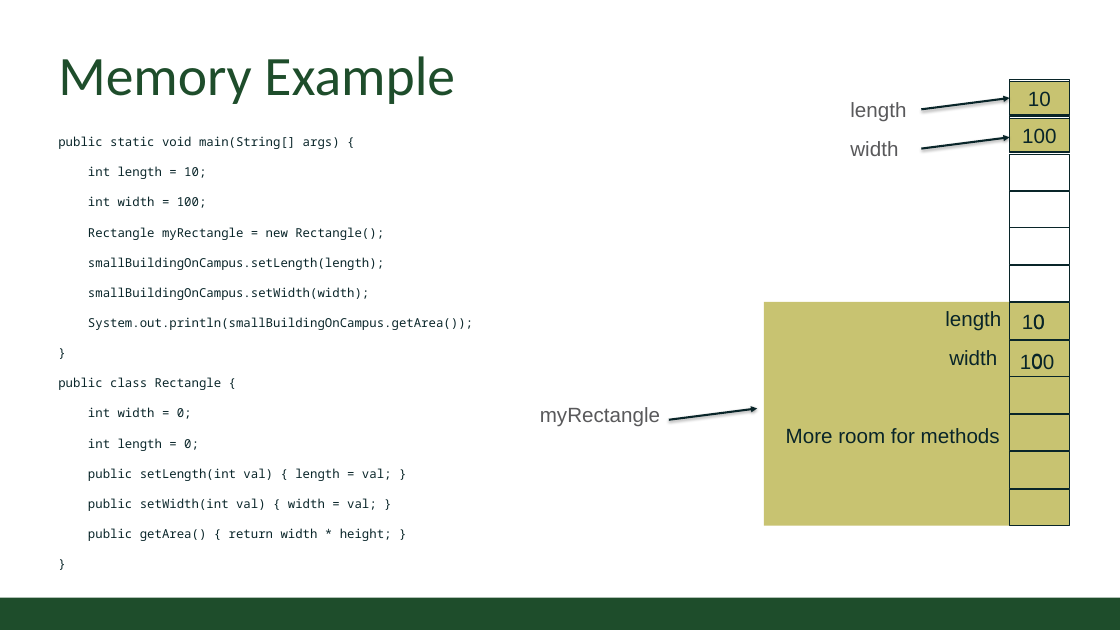
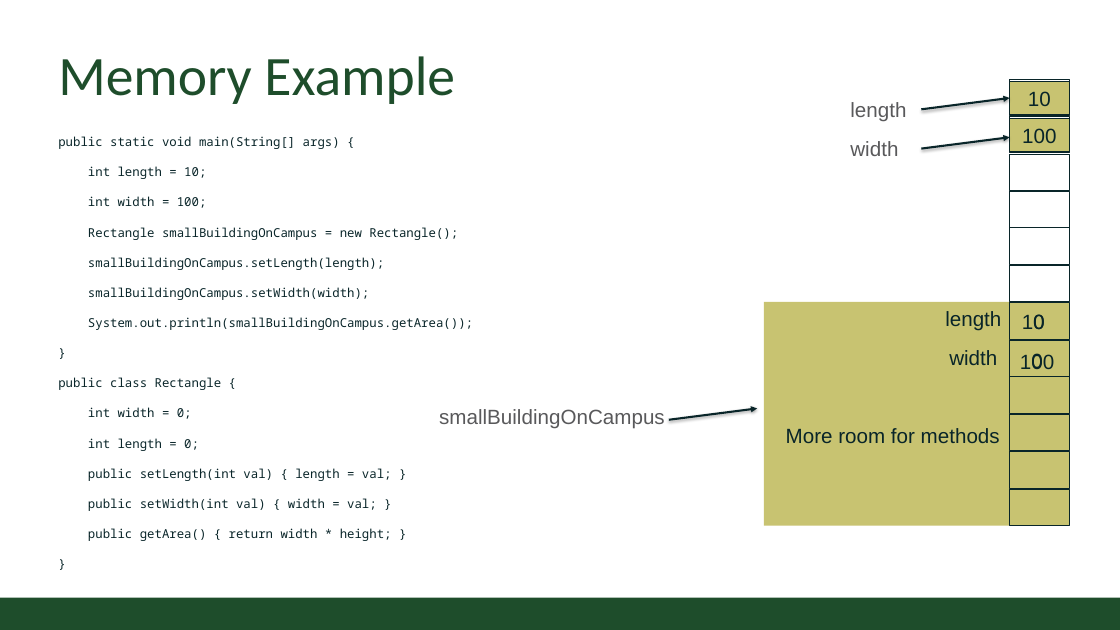
Before and after one commit to coloradostateuniversity/CSUCS1ClassExamples, a slide deck: slide 4 of slides/Online/2020/03a - ObjectsMethods.pptx. Drawn at 1120x630 pixels with LibreOffice and Linux fonts; fonts in the diff are those of the drawing; background and template pictures are left out. Boxes give left, top, right and bottom in pixels: in the first picture for what was removed or moved away, otherwise in the second. Text is boxed around its words. In the diff, an @@ line names an element or a change of style, - is before the commit and + after.

```diff
--- a/slides/Online/2020/03a - ObjectsMethods.pptx
+++ b/slides/Online/2020/03a - ObjectsMethods.pptx
@@ text at box(88, 227, 458, 240): text changed @@
-Rectangle myRectangle = new Rectangle();
+Rectangle smallBuildingOnCampus = new Rectangle();
@@ text at box(439, 409, 665, 429): text changed @@
-myRectangle
+smallBuildingOnCampus
```
Also in this commit, not shown: 12 other files.
